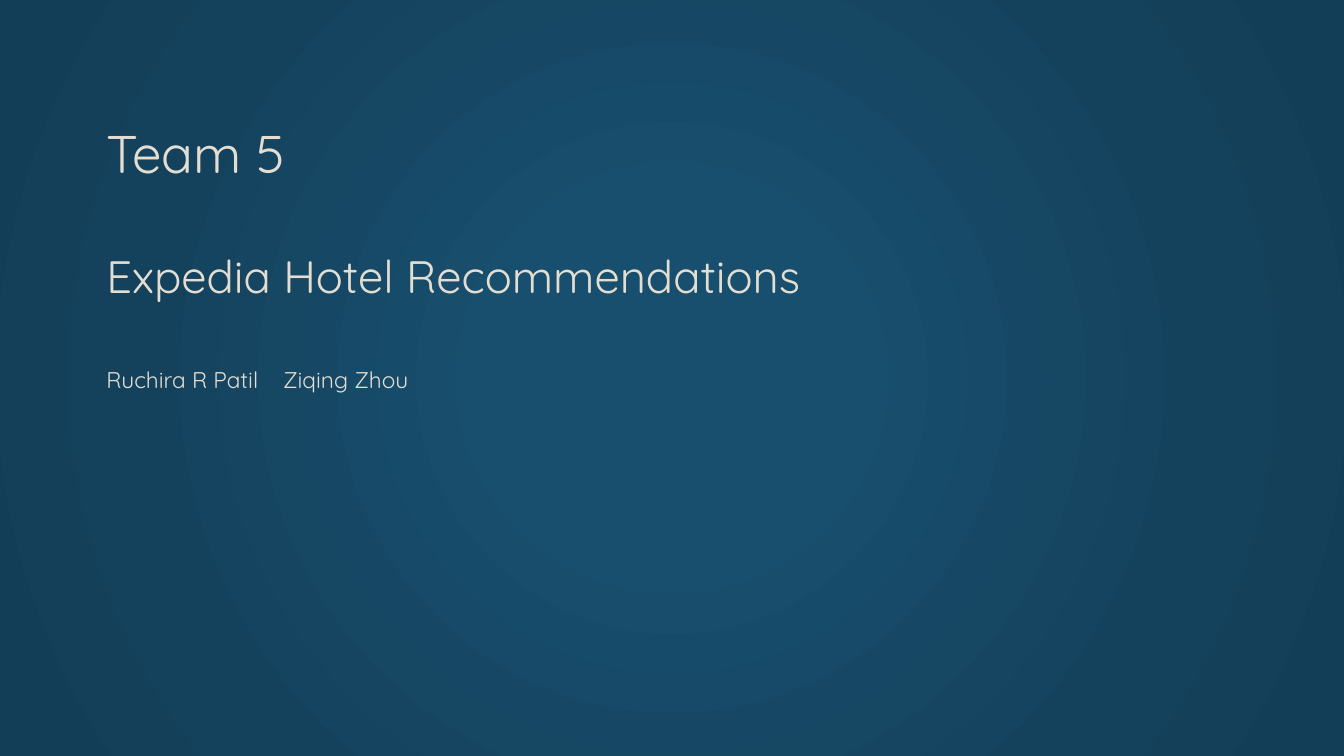
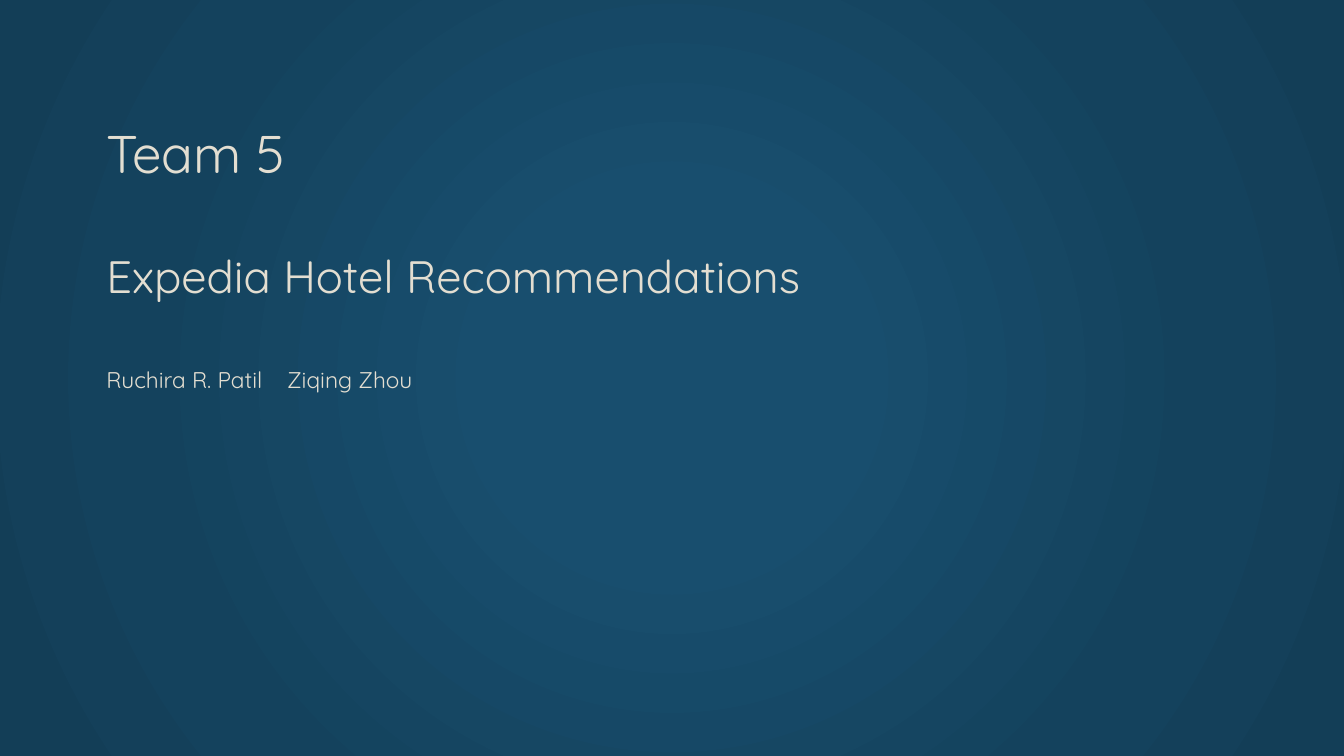
Before and after one commit to Ruchi2729/Scala-Final-Project, a slide deck: slide 1 of Final pre.pptx. Drawn at 1344x756 pixels with LibreOffice and Linux fonts; fonts in the diff are those of the drawing. Boxes give left, top, right and bottom in pixels: in the first picture for what was removed or moved away, otherwise in the second. Text is boxed around its words. In the diff, an @@ line names an element or a change of style, - is before the commit and + after.

```diff
--- a/Final pre.pptx
+++ b/Final pre.pptx
@@ title at box(106, 136, 800, 393): text changed @@
-Team 5
-Expedia Hotel Recommendations
-Ruchira R Patil Ziqing Zhou
+Team 5
+Expedia Hotel Recommendations
+Ruchira R. Patil Ziqing Zhou
```
Also in this commit, not shown: 2 other slides changed.
